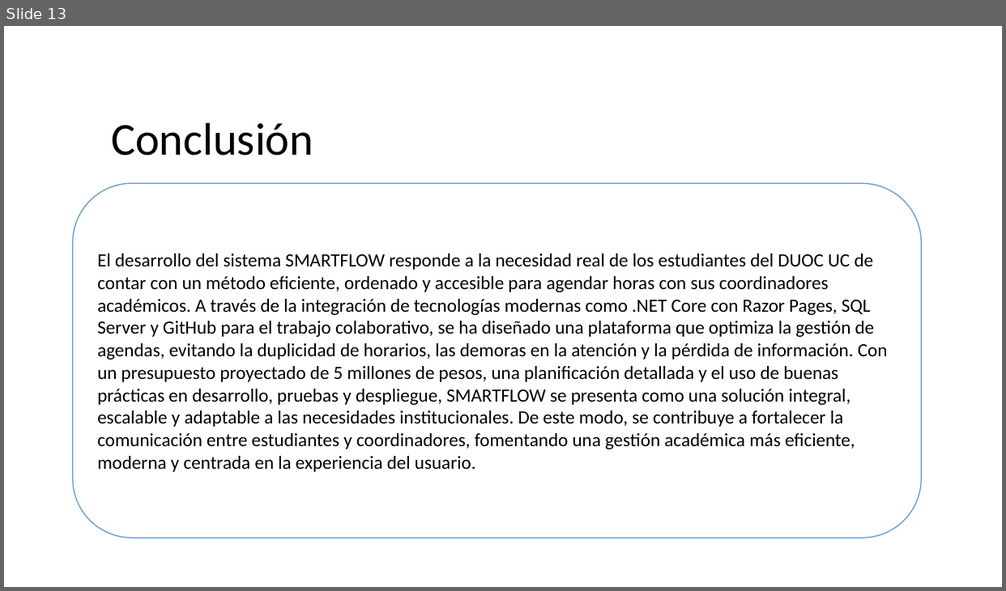
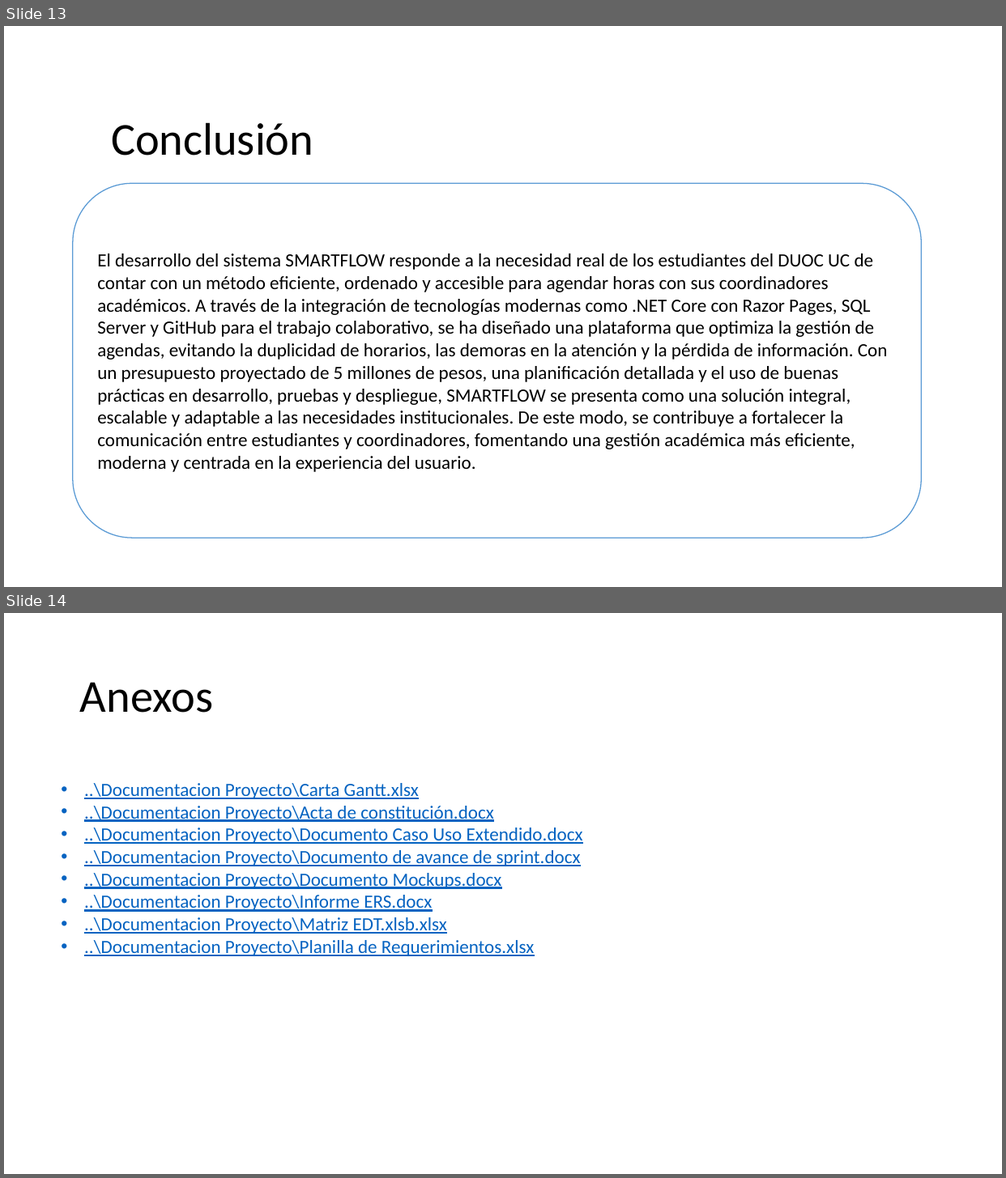
Before and after one commit to CodeFixService/Capstone, a slide deck: fase1/Documentacion Individual/Estructura Presentación 1-Capstone.pptx. Shown one above the other, each under a label of ours: slide 13 before the commit, slides 13 and 14 after it. The pictures are 1006x591 and 1006x1178 pixels, drawn with LibreOffice and Linux fonts; fonts in the diff are those of the drawing; background and template pictures are left out. Boxes give left, top, right and bottom in pixels: in the first picture for what was removed or moved away, otherwise in the second. Text is boxed around its words. In the diff, an @@ line names an element or a change of style, - is before the commit and + after.

```diff
--- a/fase1/Documentacion Individual/Estructura Presentación 1-Capstone.pptx
+++ b/fase1/Documentacion Individual/Estructura Presentación 1-Capstone.pptx
@@ slide 14 added at (4, 613, 1002, 1174), background picture (left out) @@
@@ title added at (80, 682, 213, 713), 44 pt, text #000000 @@
+Anexos
@@ text added at (84, 783, 583, 956), 18 pt, text #0563C1, underline @@
+• ..\Documentacion Proyecto\Carta Gantt.xlsx
+• ..\Documentacion Proyecto\Acta de constitución.docx
+• ..\Documentacion Proyecto\Documento Caso Uso Extendido.docx
+• ..\Documentacion Proyecto\Documento de avance de sprint.docx
+• ..\Documentacion Proyecto\Documento Mockups.docx
+• ..\Documentacion Proyecto\Informe ERS.docx
+• ..\Documentacion Proyecto\Matriz EDT.xlsb.xlsx
+• ..\Documentacion Proyecto\Planilla de Requerimientos.xlsx
```
Also in this commit, not shown: 1 slide changed.
